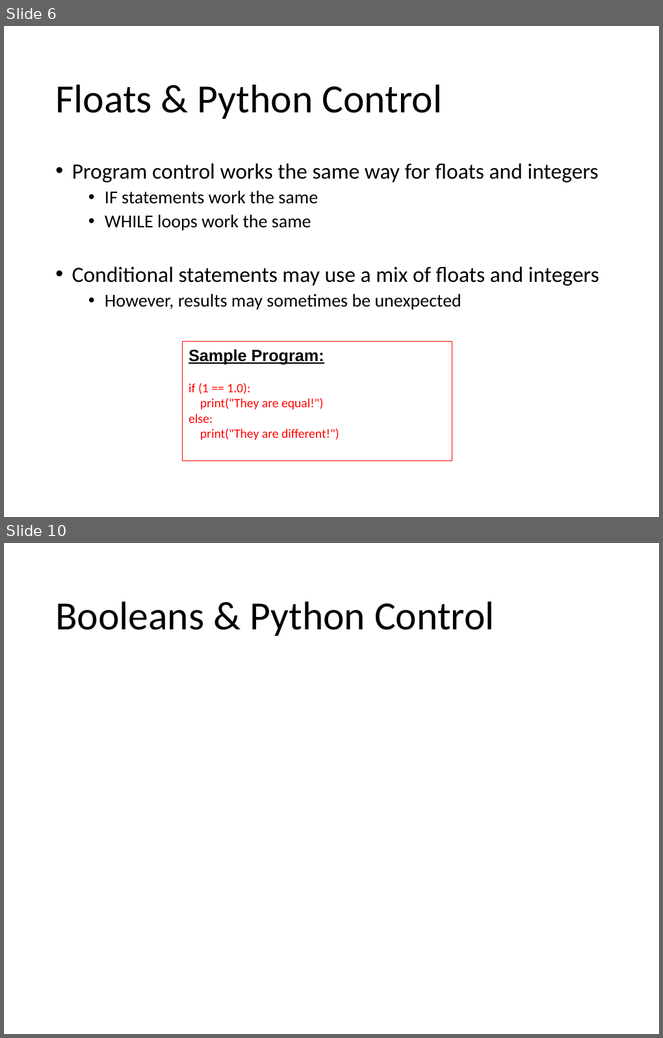
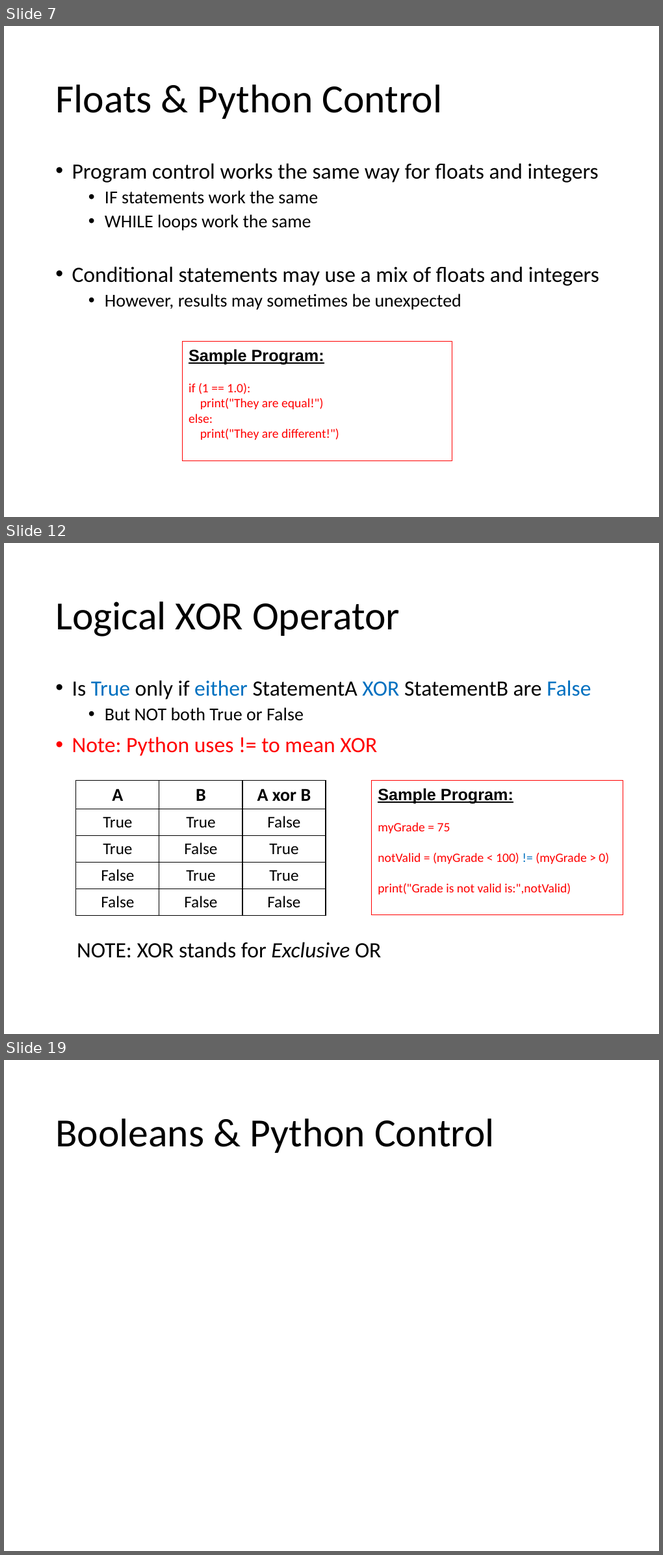
Before and after one commit to Greg5519/ICS3C0, a slide deck: Topic B Programming Skills/B.4 Lesson - Python More Variables.pptx. Shown one above the other, each under a label of ours: slides 6 and 10 before the commit, slides 7, 12 and 19 after it; the slides between them are not shown. The pictures are 663x1038 and 663x1555 pixels, drawn with LibreOffice and Linux fonts; fonts in the diff are those of the drawing. Boxes give left, top, right and bottom in pixels: in the first picture for what was removed or moved away, otherwise in the second. Text is boxed around its words. In the diff, an @@ line names an element or a change of style, - is before the commit and + after.

```diff
--- a/Topic B Programming Skills/B.4 Lesson - Python More Variables.pptx
+++ b/Topic B Programming Skills/B.4 Lesson - Python More Variables.pptx
@@ slide 12 added at (4, 543, 659, 1034), background #FFFFFF @@
@@ title added at (55, 601, 400, 637), 44 pt, text #000000 @@
+Logical XOR Operator
@@ text added at (72, 680, 591, 756), 24 pt, text #000000 @@
+• Is True only if either StatementA XOR StatementB are False
+  • But NOT both True or False
+• Note: Python uses != to mean XOR
@@ table added at (76, 780, 326, 915), 5 rows, 3 columns @@
+A | B | A xor B
+True | True | False
+True | False | True
+False | True | True
+False | False | False
@@ rectangle added at (371, 781, 623, 915), outline #FF0000 0.75 pt, 14 pt, text #FF0000 @@
+Sample Program:
+myGrade = 75
+notValid = (myGrade < 100) != (myGrade > 0)
+print("Grade is not valid is:",notValid)
@@ text added at (77, 942, 381, 958), 24 pt, text #000000 @@
+NOTE: XOR stands for Exclusive OR
@@ what was slide 6 is now slide 7 @@
@@ what was slide 10 is now slide 19 @@
```
Also in this commit, not shown: 2 slides changed, 8 other slides added, 1 slide removed, 3 other files.
